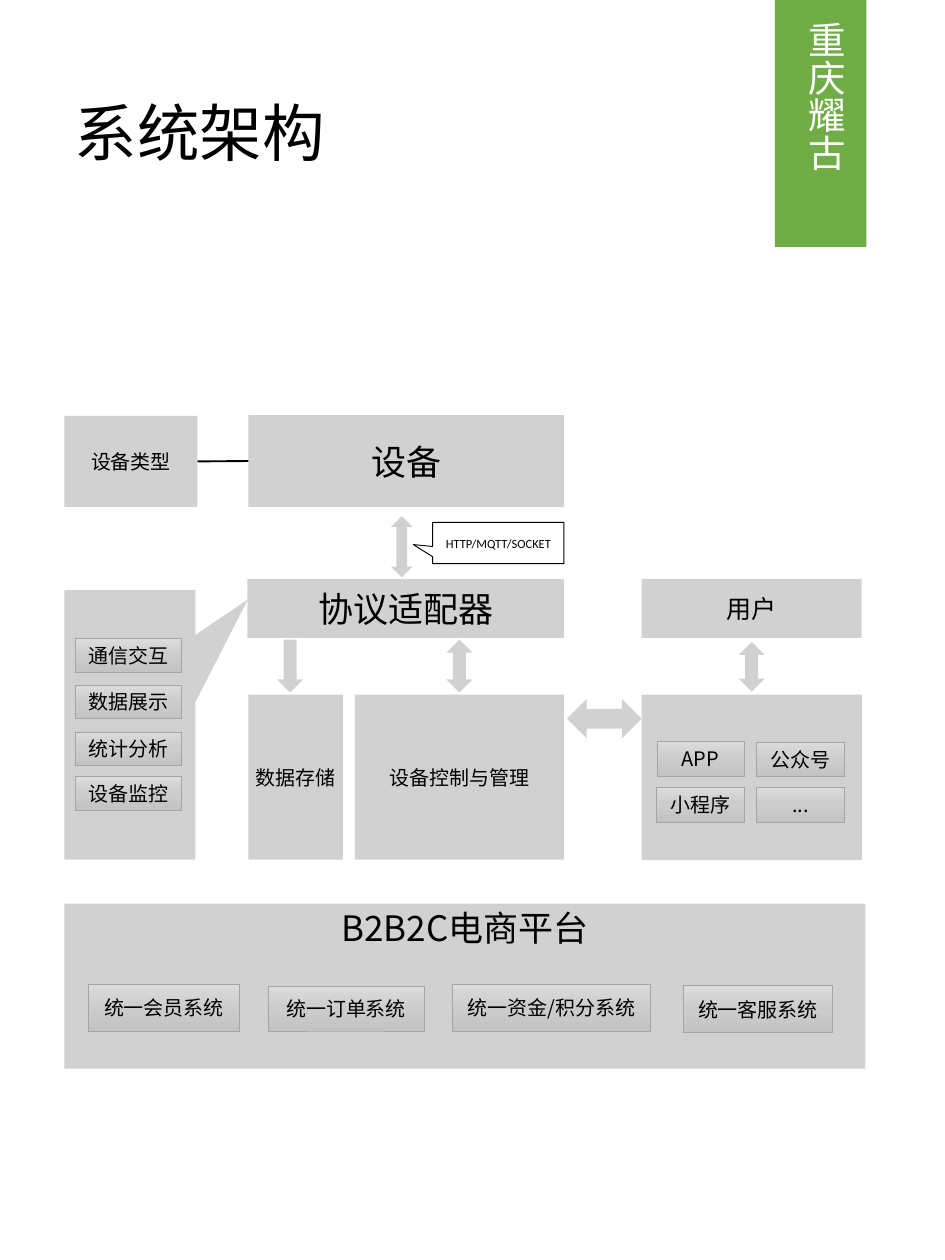
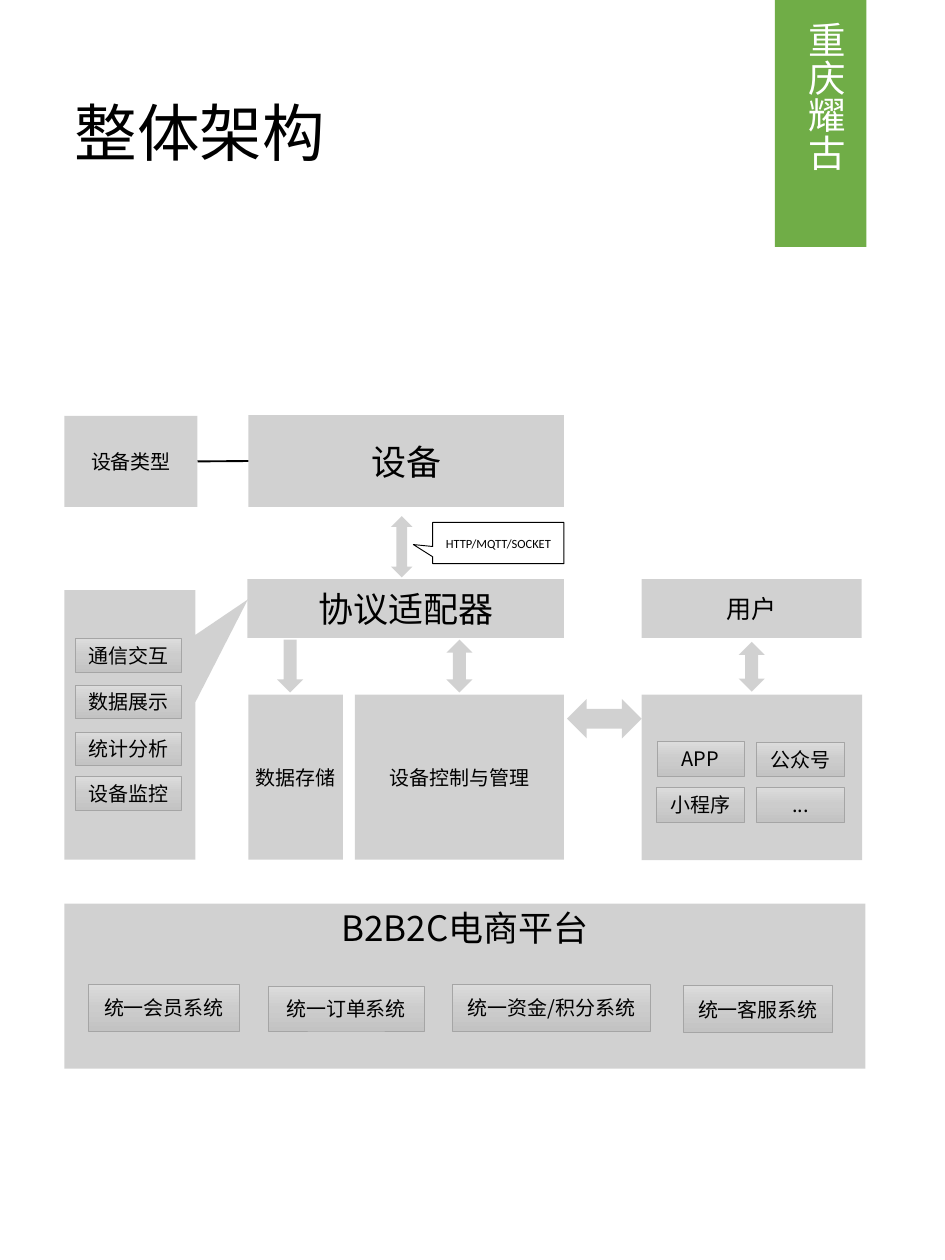
Before and after one commit to gugumall/JFramework, a slide deck: slide 3 of doc/IOT/可定制充电桩管理运营平台与通用物联网解决方案 - L.pptx (slide 2 before the commit). Drawn at 945x1260 pixels with LibreOffice and Linux fonts; fonts in the diff are those of the drawing. Boxes give left, top, right and bottom in pixels: in the first picture for what was removed or moved away, otherwise in the second. Text is boxed around its words. In the diff, an @@ line names an element or a change of style, - is before the commit and + after.

```diff
--- a/doc/IOT/可定制充电桩管理运营平台与通用物联网解决方案 - L.pptx
+++ b/doc/IOT/可定制充电桩管理运营平台与通用物联网解决方案 - L.pptx
@@ text at bbox=[75, 103, 325, 161]: text changed @@
-系统架构
+整体架构
```
Also in this commit, not shown: 1 other slide changed, 8 slides added, 40 other files.
